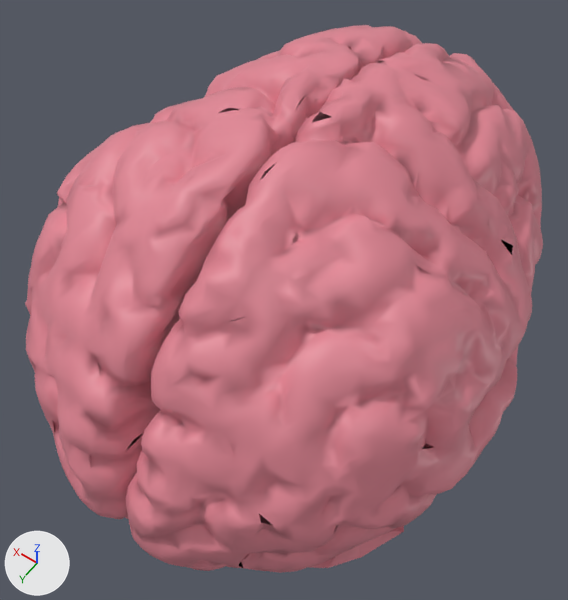
The glTF model public/models/brain.glb as it was, and as the next commit left it.
Before and after are seen from a 50 mm lens placed at (-2.27, 3.39, 5.01), pointed at (0.08, 0.1, -0.17). Lighting does not change. The marker at lower left points along +X, +Y and +Z. Where no turn or scale is listed for an object, it has been applied to the vertices. Vertices at the same position are counted once.

The first picture shows 'Brain_Part_02', 'Brain_Part_04', 'Brain_Part_06'.
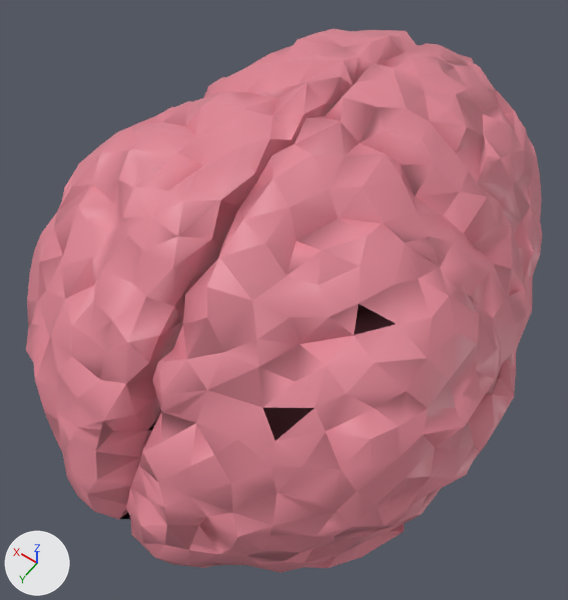
Commit message: reduced mesh data more 😞

Location of each change, [x1, y1, x2, y2] in pixels of the pictures (568 x 600 px):
'Brain_Part_06', reshaped: before [126, 43, 543, 573]; after [126, 43, 542, 573]
'Brain_Part_04', reshaped: before [25, 25, 422, 519]; after [26, 29, 420, 519]
part 1 of me_untitled_003, deleted (pink): before [25, 25, 422, 519]
part 2 of me_untitled_002, deleted (pink): before [126, 43, 543, 573]

The change, as a list of edits to the scene's bpy script:
```text
Change me_untitled_003:
    used by ob_brain_part_04; location = (0.743, 0.02, 0.192)
    remove me_untitled_003.from_pydata(...)  # 4632 vertices, 9542 faces; spans x -0.79..1.13, y -2.44..2.29, z -1.36..1.64
    add me_untitled_003.from_pydata(...)  # 794 vertices, 1679 faces; spans x -0.79..1.12, y -2.44..2.29, z -1.36..1.63
    me_untitled_003 part 1: 3838 vertices removed from x -0.79..1.13, y -2.43..2.29, z -1.36..1.64
Change me_untitled_002:
    used by ob_brain_part_06; location = (-0.794, 0.02, 0.192)
    remove me_untitled_002.from_pydata(...)  # 4649 vertices, 9539 faces; spans x -1.13..0.79, y -2.43..2.29, z -1.36..1.64
    add me_untitled_002.from_pydata(...)  # 787 vertices, 1657 faces; spans x -1.11..0.79, y -2.43..2.28, z -1.36..1.64
    me_untitled_002 part 2: 3862 vertices removed from x -1.13..0.79, y -2.43..2.29, z -1.36..1.64
```
